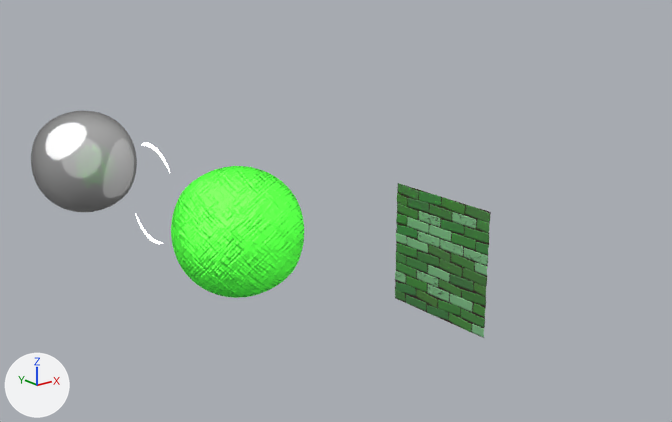
A saved change to the Blender file Toon_shader.blend.
The view is the same before and after, from a camera (50 mm lens) standing at (-14.7, -18.7, 9.1) and looking at (-0.8, -1.3, 2.1). Arrows for +X, +Y and +Z are at lower left; the lights stay in place.
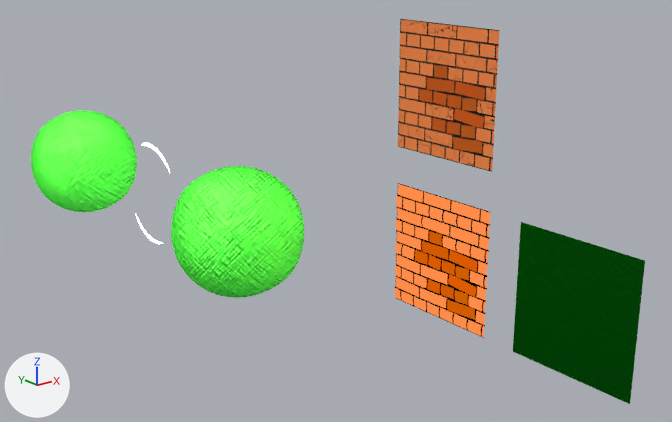
Diff of the bpy script that builds the scene:
```diff
--- a/Toon_shader.blend.py
+++ b/Toon_shader.blend.py
@@ ng_toon_general @@
 _s = ng_toon_general.interface.new_socket(name='Cycles', in_out='OUTPUT', socket_type='NodeSocketShader')
-_s = ng_toon_general.interface.new_socket(name='tmp_viewer', in_out='OUTPUT', socket_type='NodeSocketShader')
 _s = ng_toon_general.interface.new_socket(name='Color', in_out='INPUT', socket_type='NodeSocketColor')
@@ ng_toon_general @@
 _N = ng_toon_general.nodes; _L = ng_toon_general.links
-n0 = _N.new('ShaderNodeLightPath'); n0.name = 'Light Path'
 n1 = _N.new('NodeReroute'); n1.name = 'Reroute.012'
@@ ng_toon_general @@
 n6 = _N.new('NodeReroute'); n6.name = 'Reroute.016'
-n7 = _N.new('ShaderNodeMix'); n7.name = 'Mix'
-n7.data_type = 'RGBA'
-n7.blend_type = 'MULTIPLY'
-n7.inputs[0].default_value = 1.0  # 'Factor'
 n8 = _N.new('NodeReroute'); n8.name = 'Reroute.019'
 n8.socket_idname = 'NodeSocketVector'
-n9 = _N.new('ShaderNodeInvert'); n9.name = 'Invert'
 n10 = _N.new('NodeReroute'); n10.name = 'Reroute.017'
 n11 = _N.new('NodeReroute'); n11.name = 'Reroute.014'
-n12 = _N.new('ShaderNodeEmission'); n12.name = 'Emission'
-n13 = _N.new('NodeGroupInput'); n13.name = 'Group Input'
-n14 = _N.new('ShaderNodeMix'); n14.name = 'Mix.001'
-n14.data_type = 'RGBA'
-n14.blend_type = 'MULTIPLY'
 n15 = _N.new('NodeReroute'); n15.name = 'Reroute.018'
@@ ng_toon_general @@
 n34 = _N.new('ShaderNodeTexNoise'); n34.name = 'Noise Texture.001'
+n37 = _N.new('NodeGroupOutput'); n37.name = 'Group Output'
+n13 = _N.new('NodeGroupInput'); n13.name = 'Group Input'
 n35 = _N.new('ShaderNodeMath'); n35.name = 'Math'
 n35.operation = 'MULTIPLY'
+n40 = _N.new('ShaderNodeBsdfToon'); n40.name = 'Toon BSDF'
+n39 = _N.new('ShaderNodeBsdfToon'); n39.name = 'Toon BSDF.001'
+n39.component = 'GLOSSY'
+n9 = _N.new('ShaderNodeInvert'); n9.name = 'Invert'
+n14 = _N.new('ShaderNodeMix'); n14.name = 'Mix.001'
+n14.data_type = 'RGBA'
+n14.blend_type = 'MULTIPLY'
 n36 = _N.new('ShaderNodeBump'); n36.name = 'Bump'
 n36.inputs[2].default_value = 1.0  # 'Filter Width'
-n37 = _N.new('NodeGroupOutput'); n37.name = 'Group Output'
-n38 = _N.new('ShaderNodeMixShader'); n38.name = 'Mix Shader'
-n39 = _N.new('ShaderNodeBsdfToon'); n39.name = 'Toon BSDF.001'
-n39.component = 'GLOSSY'
-n40 = _N.new('ShaderNodeBsdfToon'); n40.name = 'Toon BSDF'
 n41 = _N.new('ShaderNodeMixShader'); n41.name = 'Mix Shader.001'
 n42 = _N.new('ShaderNodeAddShader'); n42.name = 'Add Shader'
+n12 = _N.new('ShaderNodeEmission'); n12.name = 'Emission'
+n38 = _N.new('ShaderNodeMixShader'); n38.name = 'Mix Shader'
+n0 = _N.new('ShaderNodeLightPath'); n0.name = 'Light Path'
+n7 = _N.new('ShaderNodeMix'); n7.name = 'Mix'
+n7.data_type = 'RGBA'
+n7.blend_type = 'MULTIPLY'
+n7.inputs[0].default_value = 1.0  # 'Factor'
 n43 = _N.new('ShaderNodeClamp'); n43.name = 'Clamp'
@@ ng_toon_general @@
 _L.new(n14.outputs[2], n40.inputs[0])  # 'Result' to 'Color'
-_L.new(n42.outputs[0], n37.inputs[1])  # 'Shader' to 'tmp_viewer'
 _L.new(n25.outputs[0], n43.inputs[0])  # 'Output' to 'Value'
@@ ng_nodegroup @@
+ng_nodegroup = bpy.data.node_groups.new('NodeGroup', 'ShaderNodeTree')
+# nodes: Bump, CombineXYZ, Displacement, MapRange, Math, Mix, SeparateColor, SeparateXYZ, TexNoise, TexVoronoi, TexWave, TexWhiteNoise, ValToRGB, Value, VectorMath, VectorRotate
+# colours: orange #ff7929, red #de3810, black #010101, white #ffffff, black #000000, white #e5e5e5
@@ ng_toon_metalic @@
+ng_toon_metalic = bpy.data.node_groups.new('Toon_Metalic', 'ShaderNodeTree')
+# nodes: Bump, Clamp, Mapping, Math, NewGeometry, RGBCurve, SeparateXYZ, TexNoise, ValToRGB, Value, VectorMath
+# colours: black #000000, green #0c9719, white #ffffff
@@ mat_toon_general @@
 n5 = _N.new('ShaderNodeGroup'); n5.name = 'Group'
 n1 = _N.new('ShaderNodeOutputMaterial'); n1.name = 'Material Output'
 _L.new(n4.outputs[0], n5.inputs[0])  # 'Color' to 'Color'
-_L.new(n5.outputs[1], n1.inputs[0])  # 'tmp_viewer' to 'Surface'
+_L.new(n5.outputs[0], n1.inputs[0])  # 'Cycles' to 'Surface'
@@ mat_toon_bricks_group @@
+mat_toon_bricks_group = bpy.data.materials.new('Toon_Bricks_Group')
+# nodes: Emission, Group, OutputMaterial, UVMap
+# colours: orange #ff8c49, orange #de5e02, black #000000
@@ mat_toon_bricks_group_001 @@
+mat_toon_bricks_group_001 = bpy.data.materials.new('Toon_Bricks_Group.001')
+# nodes: BsdfPrincipled, Group, OutputMaterial, UVMap
+# colours: orange #ff8c49, orange #de5e02, black #000000
@@ mat_toon_metallic @@
+mat_toon_metallic = bpy.data.materials.new('Toon_Metallic')
+# nodes: Group, OutputMaterial
+# colours: green #0c9719, black #222222
@@ me_cube_002 @@
 me_cube_002.from_pydata(...)  # 8 vertices, 6 faces; spans x -2.0..2.0, y -2.0..2.0, z -2.0..2.0
-me_cube_002.materials.append(mat_toon_glossy)
+me_cube_002.materials.append(mat_toon_general)
@@ me_plane @@
 me_plane.from_pydata(...)  # 4 vertices, 1 face; spans x 0.0, y -1.5..1.5, z -1.5..1.5
-me_plane.materials.append(mat_toon_bricks)
+me_plane.materials.append(mat_toon_bricks_group)
@@ ob_plane_002 @@
+ob_plane_002 = bpy.data.objects.new('Plane.002', me_plane_002)  # 4 vertices, 1 face; spans x 0.0, y -1.5..1.5, z -1.5..1.5; modifiers SUBSURF
+ob_plane_002.location = (0.0, -4.16, 5.4)
+ob_plane_002.rotation_euler = (0.0, 0.0, 3.142)  # degrees (0, 0, 180)
@@ ob_plane_001 @@
+ob_plane_001 = bpy.data.objects.new('Plane.001', me_plane_001)  # 4 vertices, 1 face; spans x 0.0, y -1.5..1.5, z -1.5..1.5; modifiers SUBSURF
+ob_plane_001.location = (0.0, -8.03, 1.5)
+ob_plane_001.rotation_euler = (0.0, 0.0, 3.142)  # degrees (0, 0, 180)
```

Pixel boxes [x1, y1, x2, y2] of what changed, in the pictures (672 x 422 px):
'Plane.001', added
    after: [513, 222, 645, 404]
'Cube', surface changed
    both: [171, 204, 303, 267]
'Plane.002', added
    after: [398, 19, 499, 172]
'Plane', recoloured (green to orange)
    both: [395, 183, 491, 338]
'Cube.001', surface changed, recoloured (grey to green)
    both: [31, 111, 133, 212]
